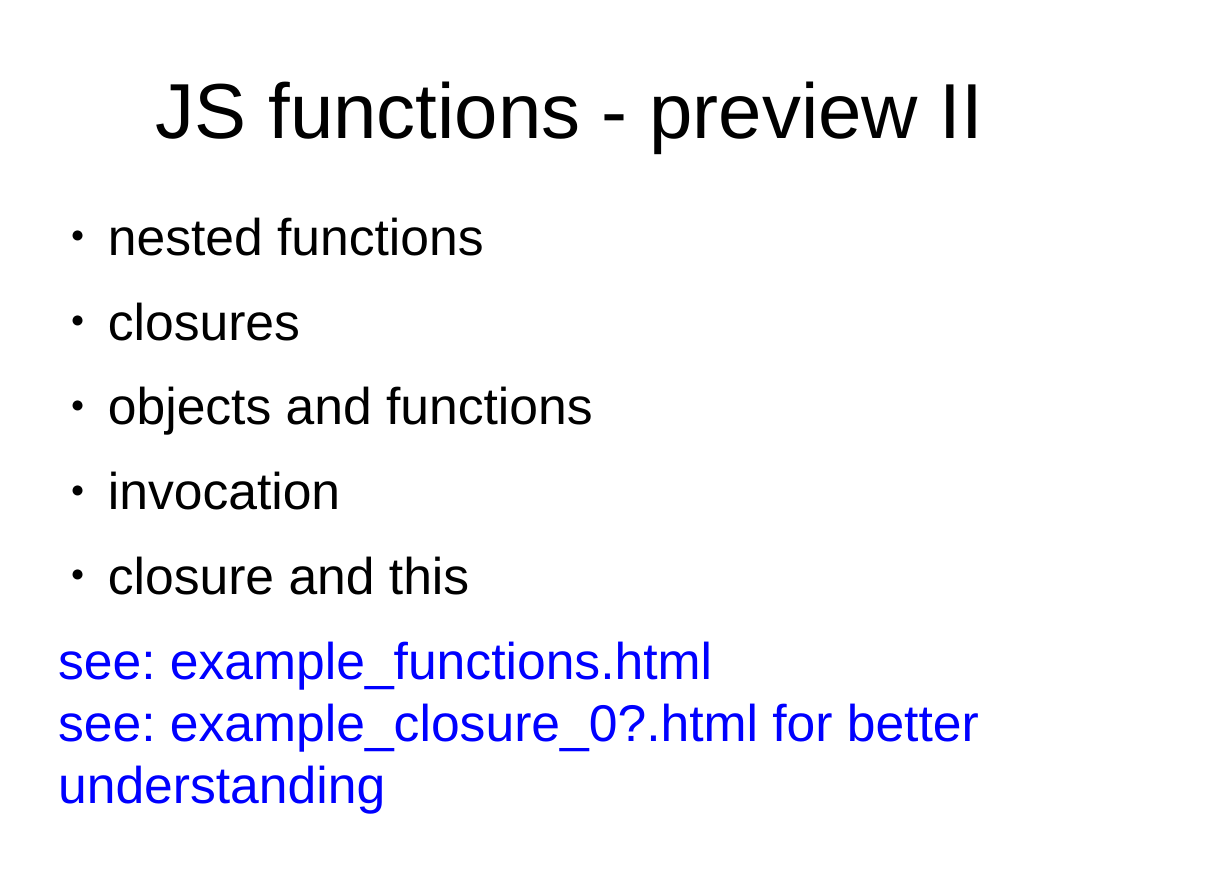
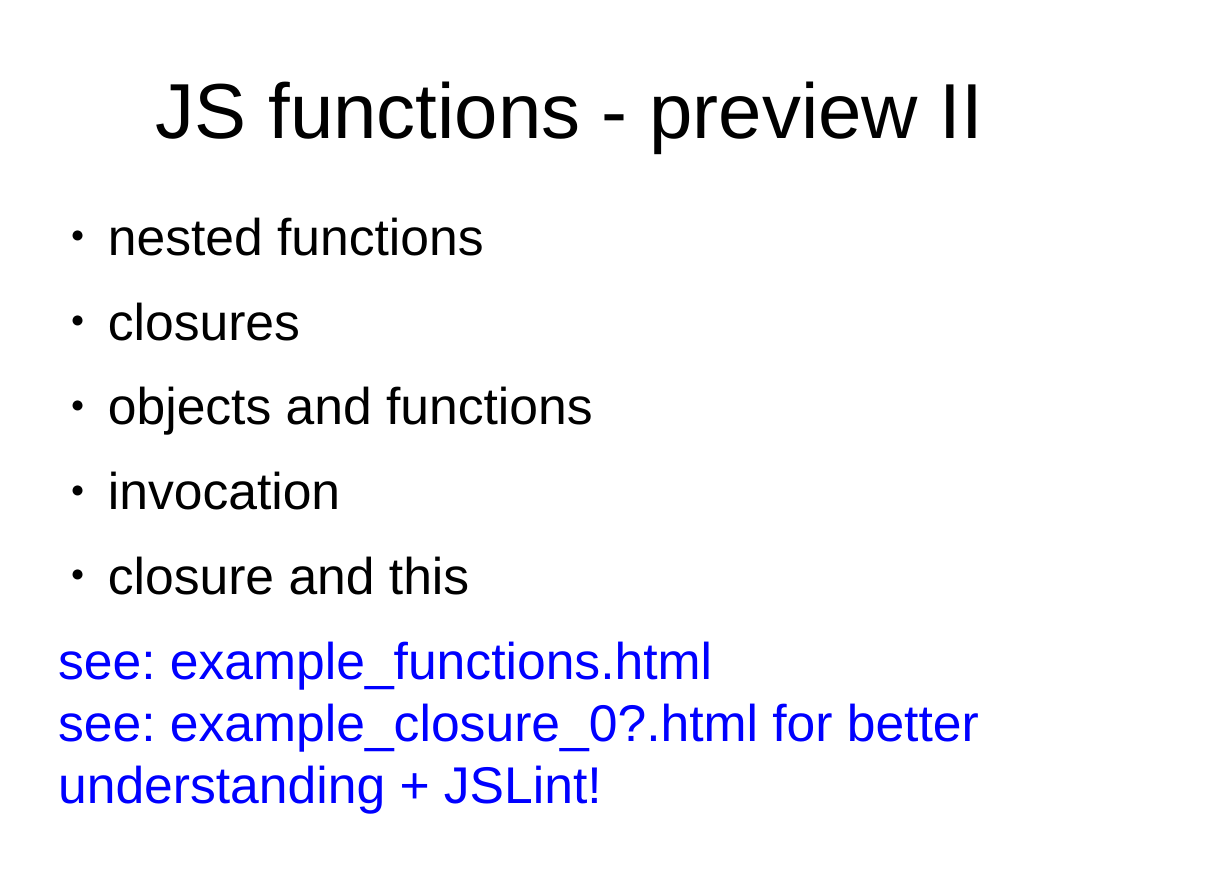
Before and after one commit to peterborkuti/other, a slide deck: slide 86 of JavaScriptBasics/jsbasics-slide.odp (slide 80 before the commit). Drawn at 1232x871 pixels with LibreOffice and Linux fonts; fonts in the diff are those of the drawing; background and template pictures are left out. Boxes give left, top, right and bottom in pixels: in the first picture for what was removed or moved away, otherwise in the second. Text is boxed around its words. In the diff, an @@ line names an element or a change of style, - is before the commit and + after.

```diff
--- a/JavaScriptBasics/jsbasics-slide.odp
+++ b/JavaScriptBasics/jsbasics-slide.odp
@@ text at (58,641,979,814): text changed @@
-see: example_functions.html
-see: example_closure_0?.html for better understanding
+see: example_functions.html
+see: example_closure_0?.html for better understanding + JSLint!
```
Also in this commit, not shown: 5 other slides changed, 6 slides added, 8 other files.
